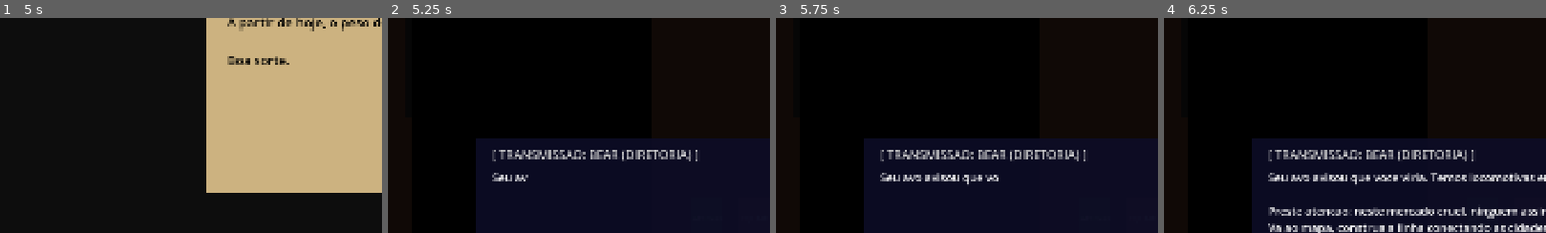
Above: before the commit, frames 1-4 (left to right).
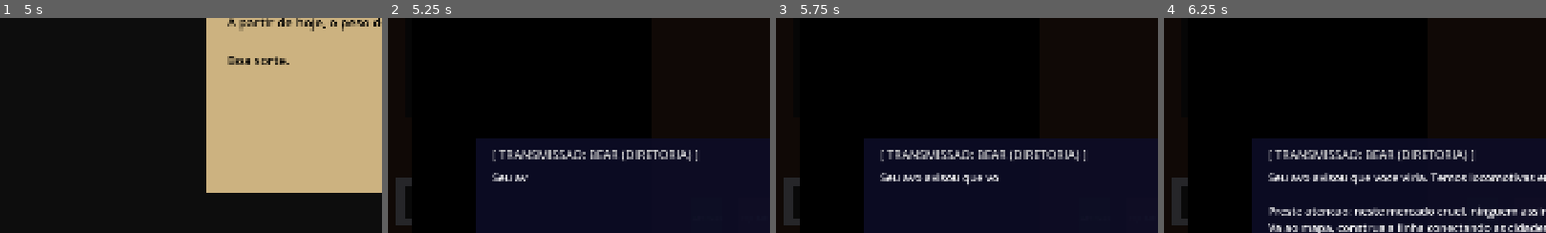
Above: after the commit, the same moments.

Repository: jonathanhenriques/Entregas_Ferroviarias
Game: Godot game, scene res://Main.tscn
Same seed, same stepped clock (60 frames per second), same inputs: the game is played once before the commit and once after it. The project has no main scene, so this scene is started directly.
Inputs (mouse positions are % of the whole screen's width and height, from its top left):
- Up to frame 1 (5 s): click "NOVO JOGO" at 0.5 s; tap Enter at 1.25, 2.75, 4.25 s; move the mouse to (72, 45) at 1.27 s; click (72, 45) at 1.42 s; tap Space (ui_select) at 1.52, 2, 3.5, 4.52 s; drag from (30, 55) to (45, 70) at 2.02 s; move the mouse to (60, 28) at 2.77 s; click (60, 28) at 2.92 s; drag from (45, 70) to (20, 35) at 3.52 s; move the mouse to (80, 65) at 4.27 s; click (80, 65) at 4.42 s
- Up to frame 2 (5.25 s): tap Space (ui_select) at 5 s; drag from (20, 35) to (35, 25) at 5.02 s
- Up to frame 3 (5.75 s): no input
- Up to frame 4 (6.25 s): click "<- Voltar ao Mapa" at 5.75 s
The pictures show only the part of the screen within x 2-52%, y 37-87%; the shares and areas given below are measured in that part.

Frame 1 is identical in both runs. In frame 2, 0.7% of the frame differs, in the area x 2-7%, y 74-97%; in frame 3, 0.7%; in frame 4, 0.7%.

Commit message:
rádio na mesa, luz piscando, e comportamento das escolhas dos botões do rádio

Diff:
--- a/deskview.gd
+++ b/deskview.gd
@@ -66,14 +66,17 @@
 var stamp_approve: ColorRect
 var stamp_reject: ColorRect
 
-# =======================================
-# VARIAVEIS DA TELA DE FIM DE DIA
-# =======================================
 var eod_layer: CanvasLayer
 var eod_lines_container: VBoxContainer
 var btn_eod_sleep: Button
 var skip_eod_anim: bool = false
 var pending_upfront_income: int = 0
+
+# =======================================
+# NOVO: O RÁDIO DO BADGER
+# =======================================
+var radio_rect: ColorRect
+var radio_led: ColorRect
 
 func _ready() -> void:
 	_setup_ui()
@@ -101,6 +104,16 @@
 			if dial_current_rot < 0.0:
 				dial_current_rot = 0.0
 			dial_rect.queue_redraw()
+
+	# NOVO: Pisca o LED do Rádio se houver um evento pendente
+	if GameManager.pending_radio_event:
+		var time = float(Time.get_ticks_msec()) / 1000.0
+		if sin(time * 10.0) > 0:
+			radio_led.color = Color.RED
+		else:
+			radio_led.color = Color.DARK_RED
+	else:
+		radio_led.color = Color(0.2, 0.05, 0.05)
 
 func _setup_ui() -> void:
 	ui_layer = CanvasLayer.new()
@@ -384,7 +397,36 @@
 	lbl_r.position = Vector2(5, 40)
 	stamp_reject.add_child(lbl_r)
 
-# NOVO: Interface do Fim do Dia corrigida (ordem das camadas)
+	# =======================================
+	# RÁDIO DO BADGER (FÍSICO)
+	# =======================================
+	radio_rect = ColorRect.new()
+	radio_rect.color = Color(0.6, 0.6, 0.65) # Metal prata sujo
+	radio_rect.size = Vector2(250, 120)
+	radio_rect.position = Vector2(60, 800)
+	ui_layer.add_child(radio_rect)
+	_make_draggable(radio_rect, "radio")
+
+	var radio_speaker = ColorRect.new()
+	radio_speaker.color = Color(0.15, 0.15, 0.15)
+	radio_speaker.size = Vector2(120, 80)
+	radio_speaker.position = Vector2(20, 20)
+	radio_speaker.mouse_filter = Control.MOUSE_FILTER_IGNORE
+	radio_rect.add_child(radio_speaker)
+
+	var radio_lbl = Label.new()
+	radio_lbl.text = "RÁDIO PTT\nFREQ 104.2"
+	radio_lbl.add_theme_color_override("font_color", Color.BLACK)
+	radio_lbl.position = Vector2(150, 20)
+	radio_rect.add_child(radio_lbl)
+
+	radio_led = ColorRect.new()
+	radio_led.color = Color(0.2, 0.05, 0.05)
+	radio_led.size = Vector2(20, 20)
+	radio_led.position = Vector2(150, 70)
+	radio_led.mouse_filter = Control.MOUSE_FILTER_IGNORE
+	radio_rect.add_child(radio_led)
+
 func _setup_eod_ui() -> void:
 	eod_layer = CanvasLayer.new()
 	eod_layer.layer = 280
@@ -395,8 +437,6 @@
 	eod_bg.set_anchors_preset(Control.PRESET_FULL_RECT)
 	eod_layer.add_child(eod_bg)
 
-	# O click_catcher foi movido para trás do recibo,
-	# para interceptar cliques no fundo sem bloquear o botão.
 	var click_catcher = Control.new()
 	click_catcher.set_anchors_preset(Control.PRESET_FULL_RECT)
 	click_catcher.gui_input.connect(_on_eod_input)
@@ -537,7 +577,7 @@
 	panel.mouse_filter = Control.MOUSE_FILTER_STOP
 	panel.set_meta("drag_type", type)
 	panel.gui_input.connect(_on_panel_gui_input.bind(panel))
-	if type == "panel" or type.begins_with("stamp"):
+	if type == "panel" or type == "radio" or type.begins_with("stamp"):
 		original_transforms[panel] = panel.position
 
 func _on_panel_gui_input(event: InputEvent, panel: Control) -> void:
@@ -565,14 +605,21 @@
 						var tw = create_tween()
 						tw.tween_property(panel, "position", original_transforms[panel], 0.2)
 					else:
-						if type == "paper":
-							panel.rotation_degrees = randf_range(-4.0, 4.0)
+						# NOVO: Se soltar o clique no radio e for um evento
+						if type == "radio":
+							if GameManager.pending_radio_event:
+								phone_cutscene.start_badger_radio()
+							panel.rotation_degrees = randf_range(-3.0, 3.0)
 							_clamp_to_screen(panel)
-							_try_outbox_paper(panel)
 						else:
-							if type == "panel":
-								panel.rotation_degrees = randf_range(-3.0, 3.0)
+							if type == "paper":
+								panel.rotation_degrees = randf_range(-4.0, 4.0)
 								_clamp_to_screen(panel)
+								_try_outbox_paper(panel)
+							else:
+								if type == "panel":
+									panel.rotation_degrees = randf_range(-3.0, 3.0)
+									_clamp_to_screen(panel)
 	else:
 		if event is InputEventMouseMotion:
 			if dragged_panel == panel:
@@ -680,6 +727,9 @@
 	phone_cutscene.contract_rejected.connect(_on_cutscene_rejected)
 	phone_cutscene.call_closed.connect(_on_cutscene_closed)
 	phone_cutscene.cancel_confirmed.connect(_on_cancel_confirmed)
+
+	# NOVO: Recebe a escolha do Rádio
+	phone_cutscene.radio_choice_made.connect(_on_radio_choice)
 
 func _update_diretrizes() -> void:
 	var lvl = LevelData.LEVELS[GameManager.current_level]
@@ -923,6 +973,28 @@
 
 		_update_active_contracts_text()
 		_load_agenda_contacts()
+
+# NOVO: O Processamento da escolha do Radio
+func _on_radio_choice(idx: int) -> void:
+	GameManager.pending_radio_event = false
+
+	if idx == 0:
+		GameManager.money -= 150
+	else:
+		if idx == 1:
+			if GameManager.active_contracts.size() > 0:
+				GameManager.active_contracts[0]["days_left"] -= 2
+		else:
+			if idx == 2:
+				if randf() > 0.5:
+					pass
+				else:
+					GameManager.money -= 300
+
+	GameManager.save_game()
+	_update_report_text()
+	_update_diretrizes()
+	_update_active_contracts_text()
 
 func _update_active_contracts_text() -> void:
 	for child in contracts_vbox.get_children():
@@ -1005,9 +1077,6 @@
 				p.queue_free()
 		outbox_papers.clear()
 
-# =======================================
-# O RELATÓRIO DO FIM DO DIA (EXTRATO)
-# =======================================
 func _on_next_day_pressed() -> void:
 	var new_c_count = 0
 	var rej_c_count = 0
